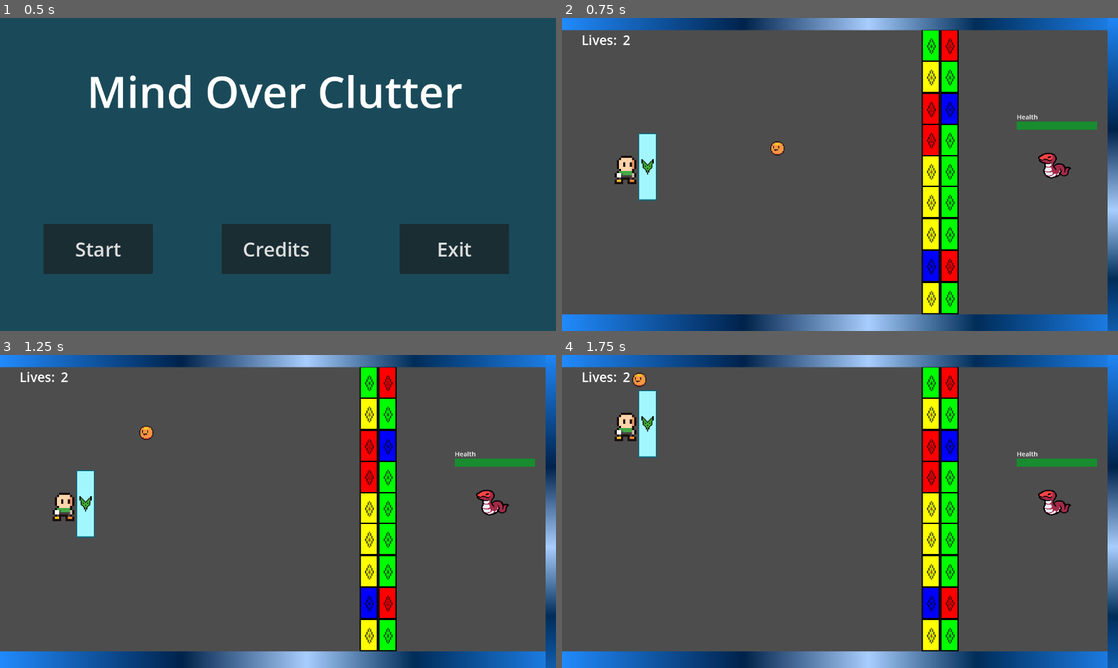
Above: before the commit, frames 1-4 (two rows, left to right).
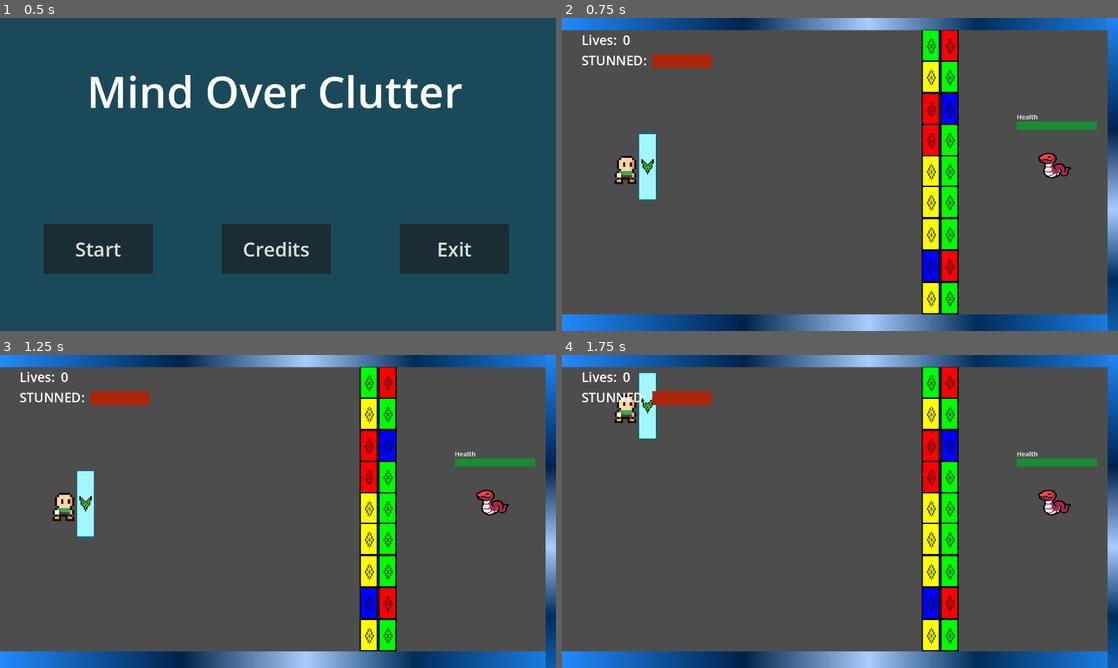
Above: after the commit, the same moments.

Repository: PoweredDevState/MindOverClutter
Game: Godot game, scene res://Scenes/Menus/main_menu.tscn
Same seed, same stepped clock (60 frames per second), same inputs: the game is played once before the commit and once after it.
Inputs:
- Up to frame 1 (0.5 s): no input
- Up to frame 2 (0.75 s): click "Start" at 0.5 s
- Up to frame 3 (1.25 s): no input
- Up to frame 4 (1.75 s): hold W (move_up) from 1.28 s (still down)

Frame 1 is identical in both runs. In frame 2, 0.8% of the frame differs, in the area x 3-40%, y 5-44%; in frame 3, 0.8%; in frame 4, 1.6%, in the area x 3-27%, y 5-33%.
Error after the commit: Parse Error: Identifier "GameManager" not declared in the current scope. (res://Scripts/ball_spawner.gd:9)

Commit message:
Made game manager an autoload

Diff:
--- a/Scenes/Levels/level_1.tscn
+++ b/Scenes/Levels/level_1.tscn
@@ -1,10 +1,6 @@
-[gd_scene load_steps=18 format=3 uid="uid://dov7ysq5n1piu"]
+[gd_scene load_steps=14 format=3 uid="uid://dov7ysq5n1piu"]
 
-[ext_resource type="Script" path="res://Scripts/game_manager.gd" id="1_heq6h"]
-[ext_resource type="PackedScene" uid="uid://clvrde8jqq25h" path="res://Scenes/Screens/lose_screen.tscn" id="2_dli7n"]
-[ext_resource type="PackedScene" uid="uid://d4cvfd3gklfts" path="res://Scenes/Screens/win_screen.tscn" id="3_n2l3i"]
 [ext_resource type="PackedScene" uid="uid://cg685sdnkomnv" path="res://Scenes/ball_spawner.tscn" id="4_7h1ft"]
-[ext_resource type="PackedScene" uid="uid://dpwmoutru23ue" path="res://Scenes/Screens/pause_screen.tscn" id="4_eql3b"]
 [ext_resource type="Script" path="res://Scripts/ball_deleter.gd" id="5_g0cp4"]
 [ext_resource type="PackedScene" uid="uid://cntjt1pdekdqo" path="res://Scenes/player.tscn" id="6_20xd0"]
 [ext_resource type="PackedScene" uid="uid://dyl4too4a36xg" path="res://Scenes/block.tscn" id="7_1rcx7"]
@@ -27,12 +23,6 @@
 bg_color = Color(0.68, 0.147333, 0.0408, 1)
 
 [node name="Main2D" type="Node2D"]
-
-[node name="GameManager" type="Node2D" parent="."]
-script = ExtResource("1_heq6h")
-loseScreen = ExtResource("2_dli7n")
-winScreen = ExtResource("3_n2l3i")
-pauseScreen = ExtResource("4_eql3b")
 
 [node name="BallSpawner" parent="." instance=ExtResource("4_7h1ft")]
 position = Vector2(549, 340)
@@ -192,8 +182,6 @@
 [node name="EndAttackMark" type="Node2D" parent="."]
 position = Vector2(160, 650)
 
-[connection signal="lives_changed" from="GameManager" to="PlayerUI" method="_on_game_manager_lives_changed"]
-[connection signal="zero_balls_on_screen" from="GameManager" to="BallSpawner" method="_on_game_manager_zero_balls_on_screen"]
 [connection signal="body_entered" from="BallDeleter" to="BallDeleter" method="_on_body_entered"]
 [connection signal="player_finished_stun" from="Player" to="PlayerUI" method="_on_player_finished_stun"]
 [connection signal="player_stunned" from="Player" to="PlayerUI" method="_on_player_stunned"]
--- a/Scenes/Levels/level_2.tscn
+++ b/Scenes/Levels/level_2.tscn
@@ -1,9 +1,5 @@
-[gd_scene load_steps=18 format=3 uid="uid://bkw8llyw3ebmx"]
+[gd_scene load_steps=14 format=3 uid="uid://bkw8llyw3ebmx"]
 
-[ext_resource type="Script" path="res://Scripts/game_manager.gd" id="1_26d31"]
-[ext_resource type="PackedScene" uid="uid://clvrde8jqq25h" path="res://Scenes/Screens/lose_screen.tscn" id="2_4nwht"]
-[ext_resource type="PackedScene" uid="uid://d4cvfd3gklfts" path="res://Scenes/Screens/win_screen.tscn" id="3_hmo5u"]
-[ext_resource type="PackedScene" uid="uid://dpwmoutru23ue" path="res://Scenes/Screens/pause_screen.tscn" id="4_rfqgv"]
 [ext_resource type="PackedScene" uid="uid://cg685sdnkomnv" path="res://Scenes/ball_spawner.tscn" id="5_hx3mg"]
 [ext_resource type="Script" path="res://Scripts/ball_deleter.gd" id="6_wqpsv"]
 [ext_resource type="PackedScene" uid="uid://cntjt1pdekdqo" path="res://Scenes/player.tscn" id="7_omncg"]
@@ -27,12 +23,6 @@
 bg_color = Color(0.68, 0.147333, 0.0408, 1)
 
 [node name="Main2D" type="Node2D"]
-
-[node name="GameManager" type="Node2D" parent="."]
-script = ExtResource("1_26d31")
-loseScreen = ExtResource("2_4nwht")
-winScreen = ExtResource("3_hmo5u")
-pauseScreen = ExtResource("4_rfqgv")
 
 [node name="BallSpawner" parent="." instance=ExtResource("5_hx3mg")]
 position = Vector2(549, 340)
@@ -192,8 +182,6 @@
 [node name="EndAttackMark" type="Node2D" parent="."]
 position = Vector2(160, 650)
 
-[connection signal="lives_changed" from="GameManager" to="PlayerUI" method="_on_game_manager_lives_changed"]
-[connection signal="zero_balls_on_screen" from="GameManager" to="BallSpawner" method="_on_game_manager_zero_balls_on_screen"]
 [connection signal="body_entered" from="BallDeleter" to="BallDeleter" method="_on_body_entered"]
 [connection signal="player_finished_stun" from="Player" to="PlayerUI" method="_on_player_finished_stun"]
 [connection signal="player_stunned" from="Player" to="PlayerUI" method="_on_player_stunned"]
--- /dev/null
+++ b/Scenes/game_manager.tscn
@@ -0,0 +1,13 @@
+[gd_scene load_steps=5 format=3 uid="uid://cwl8dixivj3f1"]
+
+[ext_resource type="Script" path="res://Scripts/game_manager.gd" id="1_0xur1"]
+[ext_resource type="PackedScene" uid="uid://clvrde8jqq25h" path="res://Scenes/Screens/lose_screen.tscn" id="2_co5m0"]
+[ext_resource type="PackedScene" uid="uid://d4cvfd3gklfts" path="res://Scenes/Screens/win_screen.tscn" id="3_py6f3"]
+[ext_resource type="PackedScene" uid="uid://dpwmoutru23ue" path="res://Scenes/Screens/pause_screen.tscn" id="4_yjmx0"]
+
+[node name="GameManager" type="Node2D"]
+script = ExtResource("1_0xur1")
+loseScreen = ExtResource("2_co5m0")
+winScreen = ExtResource("3_py6f3")
+pauseScreen = ExtResource("4_yjmx0")
+levelScenePaths = Array[String](["res://Scenes/Levels/level_1.tscn", "res://Scenes/Levels/level_2.tscn"])
--- a/Scripts/ball_deleter.gd
+++ b/Scripts/ball_deleter.gd
@@ -5,4 +5,4 @@
 #This destroys the ball and subtracts it from the game manager
 func _on_body_entered(body: Node2D) -> void:
 	body.queue_free()
-	$"../GameManager".subtract_ball()
+	GameManager.subtract_ball()
--- a/Scripts/ball_spawner.gd
+++ b/Scripts/ball_spawner.gd
@@ -1,11 +1,13 @@
 extends Node2D
 
 @export var ballScene : PackedScene
-@onready var gameManagerRef := $"../GameManager"
+#@onready var gameManagerRef := GameManager
 @onready var timerRef := $BallSpawnTimer
 
 #This calls the function to spawn the first ball
 func _ready() -> void:
+	GameManager.zero_balls_on_screen.connect(_on_game_manager_zero_balls_on_screen)
+
 	spawn_ball()
 
 #This function creates the ball object
@@ -15,7 +17,7 @@
 	var ball = ballScene.instantiate()
 	get_parent().add_child.call_deferred(ball)
 	ball.position = self.global_position
-	gameManagerRef.add_ball()
+	GameManager.add_ball()
 
 #This function creates the ball object
 #	and spawns it in the same global position as the block it spawned from.
@@ -24,7 +26,7 @@
 	var ball = ballScene.instantiate()
 	get_parent().add_child.call_deferred(ball)
 	ball.position = block_position
-	gameManagerRef.add_ball()
+	GameManager.add_ball()
 
 #This function is called when the signal
 #	inside of the game manager script is emitted.
--- a/Scripts/enemy_ui.gd
+++ b/Scripts/enemy_ui.gd
@@ -1,7 +1,7 @@
 extends Control
 
 
-@onready var gameManagerRef := $"../../GameManager"
+#@onready var gameManagerRef := GameManager
 
 
 #This function is called when the signal inside of the enemy script is emitted.
@@ -12,4 +12,4 @@
 	$ProgressBar.value = health_value
 
 	if $ProgressBar.value <= 0:
-		gameManagerRef.win_game()
+		GameManager.win_game()
--- a/Scripts/game_manager.gd
+++ b/Scripts/game_manager.gd
@@ -1,20 +1,33 @@
+#This node is a sugleton node and is loaded when the game starts
 extends Node2D
 
-@export var lives := 2
-var ballsOnScreen := 0
+@export var maxLives := 2
+var lives : int
+@export var ballsOnScreen := 0
 
 @export var loseScreen : PackedScene
 @export var winScreen : PackedScene
 @export var pauseScreen : PackedScene
 
+@export var levelScenePaths : Array[String]
+#var updatingLevelScenePaths : Array[String]
+var currentScenePath : String
+
 signal zero_balls_on_screen
 signal lives_changed
+
+func _ready() -> void:
+	lives = maxLives
+
 
 #When the player presses the pause button, spawn the pause screen
 func _process(_delta: float) -> void:
 	if Input.is_action_pressed("pause"):
-		var pauseScreenObj = pauseScreen.instantiate()
-		get_parent().add_child.call_deferred(pauseScreenObj)
+		currentScenePath = get_tree().current_scene.scene_file_path
+
+		if levelScenePaths.has(currentScenePath):
+			var pauseScreenObj = pauseScreen.instantiate()
+			get_parent().add_child.call_deferred(pauseScreenObj)
 
 #This is called in the ball spawner script
 func add_ball() -> void:
@@ -43,3 +56,8 @@
 func win_game() -> void:
 	var winScreenObj = winScreen.instantiate()
 	get_parent().add_child.call_deferred(winScreenObj)
+
+
+func reset_game():
+	ballsOnScreen = 0
+	lives = maxLives
--- a/Scripts/lose_screen.gd
+++ b/Scripts/lose_screen.gd
@@ -20,11 +20,15 @@
 #This function unpauses the game and reloads the current scene
 func _on_retry_button_pressed() -> void:
 	get_tree().paused = false
+	GameManager.reset_game()
 	get_tree().change_scene_to_file(currentSceneFilePath)
+	queue_free()
 
 #This is called when the menu button is pressed.
 #This function unpauses the game
 #	and changes the current scene to the menu scene
 func _on_menu_button_pressed() -> void:
 	get_tree().paused = false
+	GameManager.reset_game()
 	get_tree().change_scene_to_file(menuSceneFilePath)
+	queue_free()
--- a/Scripts/pause_screen.gd
+++ b/Scripts/pause_screen.gd
@@ -1,7 +1,7 @@
 extends Control
 
 @export var menuSceneFilePath : String
-var currentSceneFilePath : String
+@export var currentSceneFilePath : String
 
 #When the scene is created, get the current scene name for the retry button
 #	and pause the game
@@ -26,11 +26,15 @@
 #This function unpauses the game and reloads the current scene
 func _on_retry_button_pressed() -> void:
 	get_tree().paused = false
+	GameManager.reset_game()
 	get_tree().change_scene_to_file(currentSceneFilePath)
+	queue_free()
 
 #This is called when the menu button is pressed.
 #This function unpauses the game
 #	and changes the current scene to the menu scene
 func _on_menu_button_pressed() -> void:
 	get_tree().paused = false
+	GameManager.reset_game()
 	get_tree().change_scene_to_file(menuSceneFilePath)
+	queue_free()
--- a/Scripts/player_ui.gd
+++ b/Scripts/player_ui.gd
@@ -2,7 +2,7 @@
 
 #References to nodes in scene
 @onready var lifeNumRef := $LifeNumber
-@onready var gameManagerRef := $"../GameManager"
+#@onready var gameManagerRef := GameManager
 @onready var playerRef := $"../Player"
 @onready var stunUIRef := $StunnedUI
 @onready var ShieldIconContainerRef := $ShieldIconContainer
@@ -13,8 +13,11 @@
 
 #Sets up the UI at the start of the game
 func _ready() -> void:
+
+	GameManager.lives_changed.connect(_on_game_manager_lives_changed)
+
 	#Sets up the lives UI using the GameManager node
-	lifeNumRef.text = str(gameManagerRef.lives)
+	lifeNumRef.text = str(GameManager.lives)
 
 	#Sets up the stun progress bar by setting the max value
 	#	to the wait time
@@ -39,7 +42,7 @@
 #It gets emitted when the lives is changed in the game manager script.
 #This function changes the text of lives number
 func _on_game_manager_lives_changed() -> void:
-	lifeNumRef.text = str(gameManagerRef.lives)
+	lifeNumRef.text = str(GameManager.lives)
 
 
 #This function is called when the signal
--- a/Scripts/win_screen.gd
+++ b/Scripts/win_screen.gd
@@ -18,11 +18,15 @@
 #This function unpauses the game and goes to the first level scene
 func _on_restart_button_pressed() -> void:
 	get_tree().paused = false
+	GameManager.reset_game()
 	get_tree().change_scene_to_file(firstLevelFilePath)
+	queue_free()
 
 #This is called when the menu button is pressed.
 #This function unpauses the game
 #	and changes the current scene to the menu scene
 func _on_menu_button_pressed() -> void:
 	get_tree().paused = false
+	GameManager.reset_game()
 	get_tree().change_scene_to_file(menuSceneFilePath)
+	queue_free()
